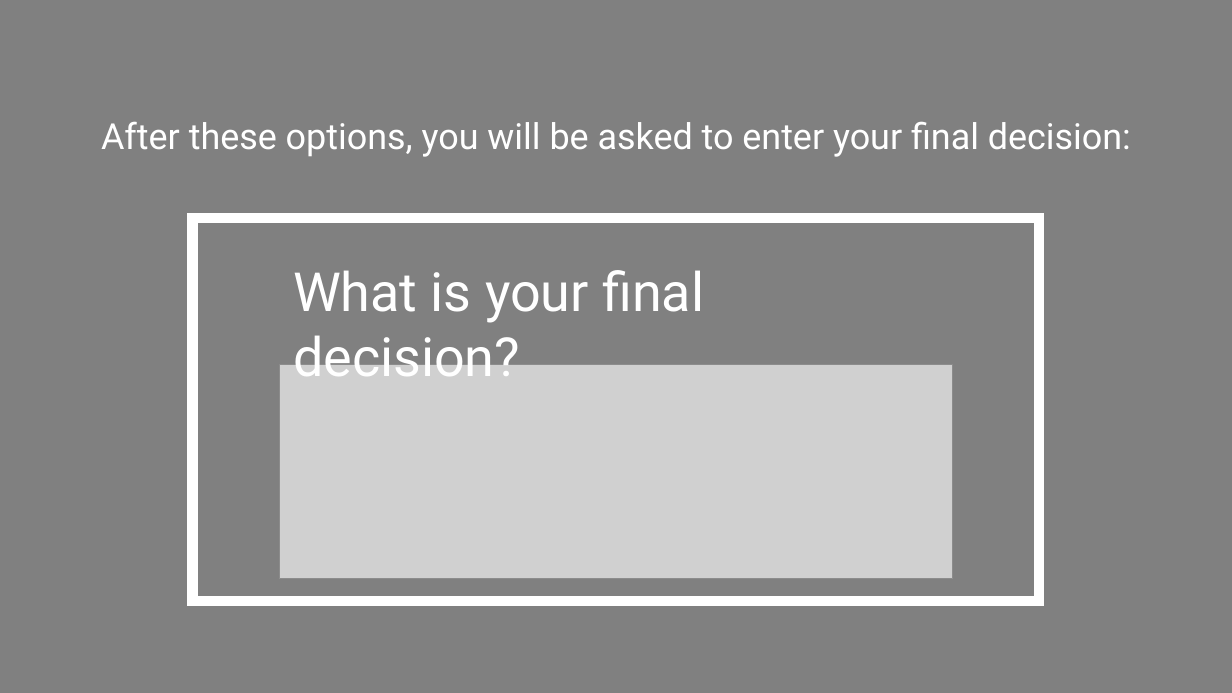
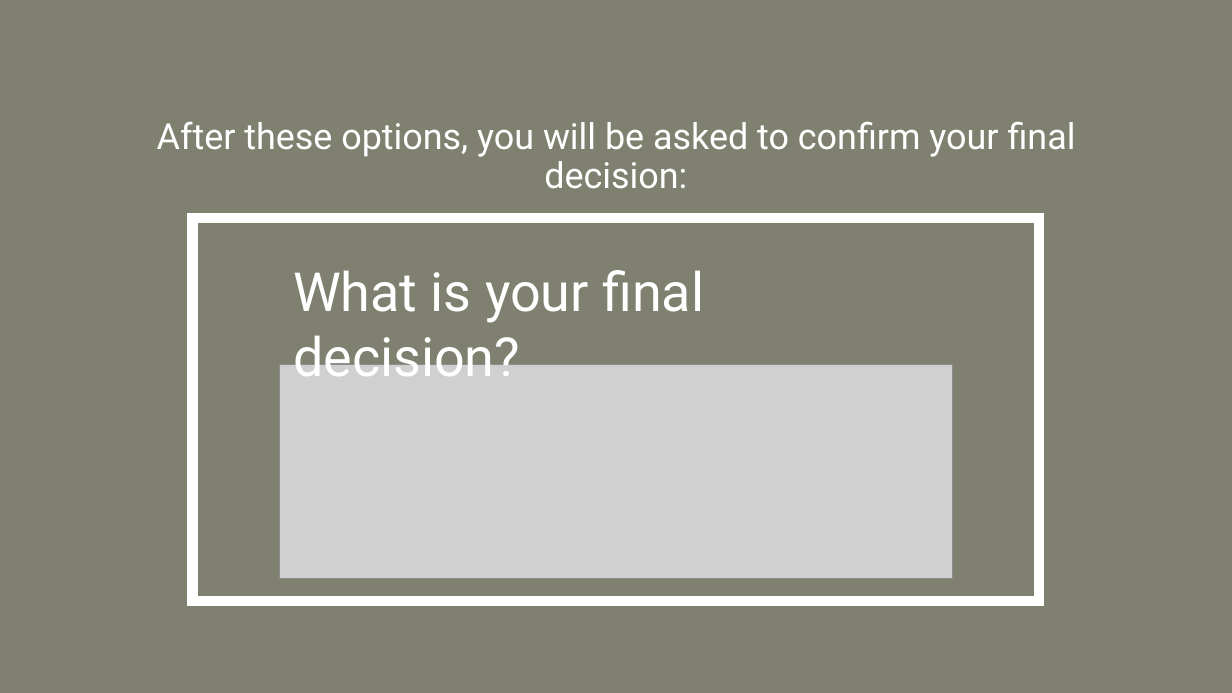
Before and after one commit to Davidson-MJ/js_ArtificialDotsAdvice, a slide deck: slide 10 of instruction-images/expInstructions.pptx (slide 6 before the commit). Drawn at 1232x693 pixels with LibreOffice and Linux fonts; fonts in the diff are those of the drawing; grey boxes stand for pictures. Boxes give left, top, right and bottom in pixels: in the first picture for what was removed or moved away, otherwise in the second. Text is boxed around its words. In the diff, an @@ line names an element or a change of style, - is before the commit and + after.

```diff
--- a/instruction-images/expInstructions.pptx
+++ b/instruction-images/expInstructions.pptx
@@ background #808080 to #808070 @@
@@ text at (157, 121, 1076, 189): text changed @@
-After these options, you will be asked to enter your final decision:
+After these options, you will be asked to confirm your final decision:
```
Also in this commit, not shown: 6 other slides changed, 5 slides added, 31 other files.
